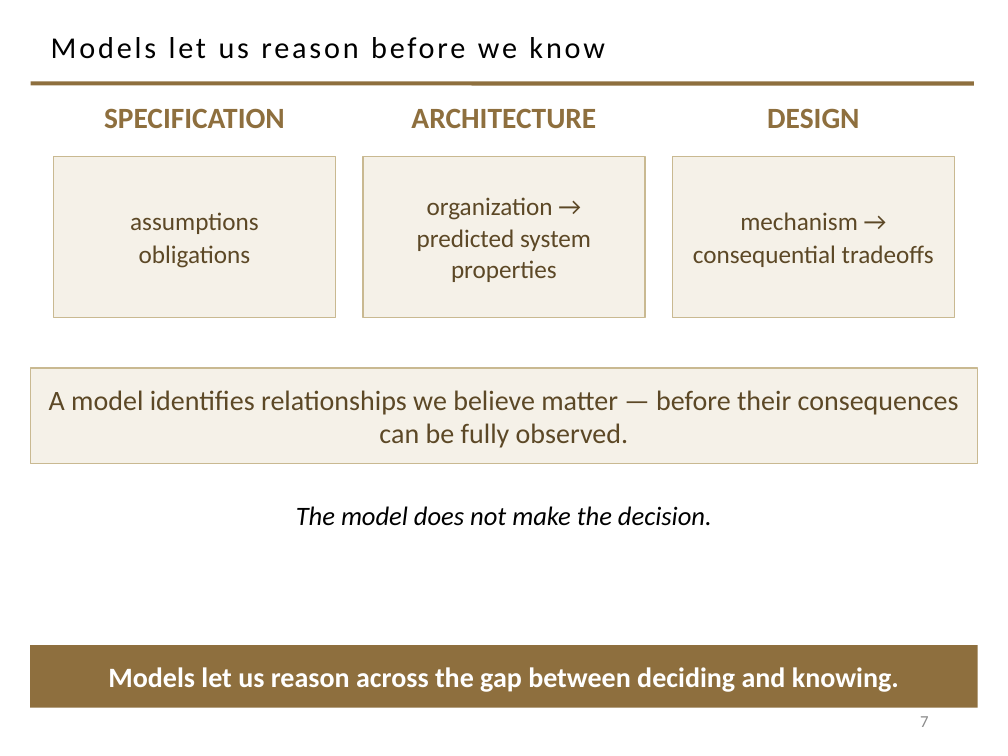
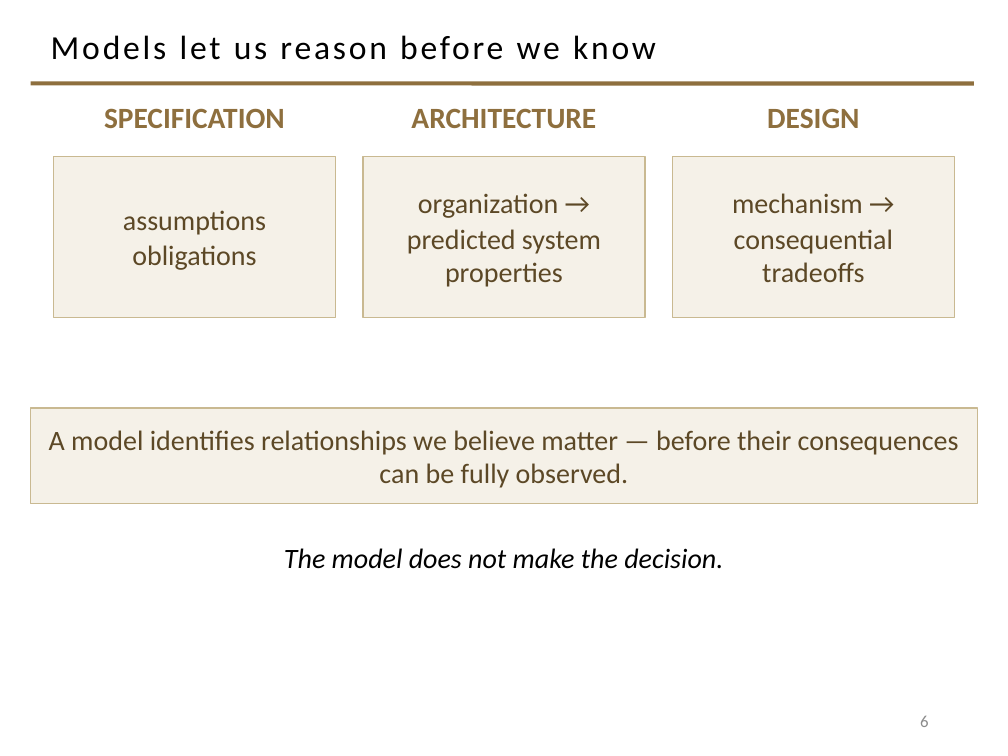
Before and after one commit to davisjam/model-based-agentic-software-engineering, a slide deck: slide 6 of course/lectures/act-1-foundations/09-engineering-decision-making-and-metrics/1-9-Engineering-Decision-Making-and-Metrics.pptx (slide 7 before the commit). Drawn at 1008x756 pixels with LibreOffice and Linux fonts; fonts in the diff are those of the drawing; background and template pictures are left out. Boxes give left, top, right and bottom in pixels: in the first picture for what was removed or moved away, otherwise in the second. Text is boxed around its words. In the diff, an @@ line names an element or a change of style, - is before the commit and + after.

```diff
--- a/course/lectures/act-1-foundations/09-engineering-decision-making-and-metrics/1-9-Engineering-Decision-Making-and-Metrics.pptx
+++ b/course/lectures/act-1-foundations/09-engineering-decision-making-and-metrics/1-9-Engineering-Decision-Making-and-Metrics.pptx
@@ title "Models let us reason before ..." at [51,35,656,60]: size 21.6 to 24 pt @@
@@ size 18 to 20 pt in 3 elements at [53,156,336,318], [363,156,645,318], [672,156,955,318] @@
@@ rectangle "A model identifies relationships we ...": place and size @@
-rectangle "A model identifies relationships we ..." at [30,368,978,464]
+rectangle "A model identifies relationships we ..." at [30,408,978,504]
@@ text "The model does not make ...": place and size @@
-text "The model does not make ..." at [296,506,712,526]
+text "The model does not make ..." at [284,548,723,569]
@@ text "The model does not make ..." at [284,548,723,569]: size 19 to 20 pt @@
@@ rectangle removed at [30,645,978,708] @@
-Models let us reason across the gap between deciding and knowing.
@@ page number at [920,716,928,727]: text changed @@
-7
+6
```
Also in this commit, not shown: 22 other slides changed, 2 slides added, 3 slides removed, 1 other file.
